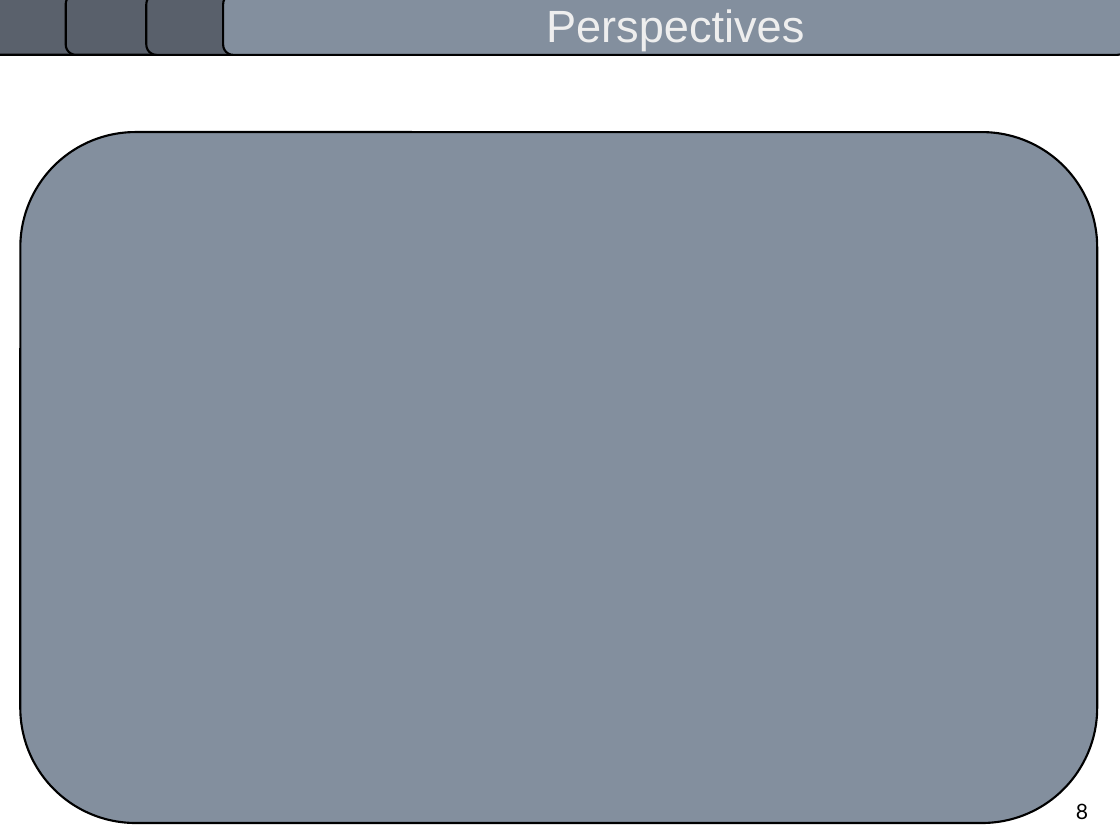
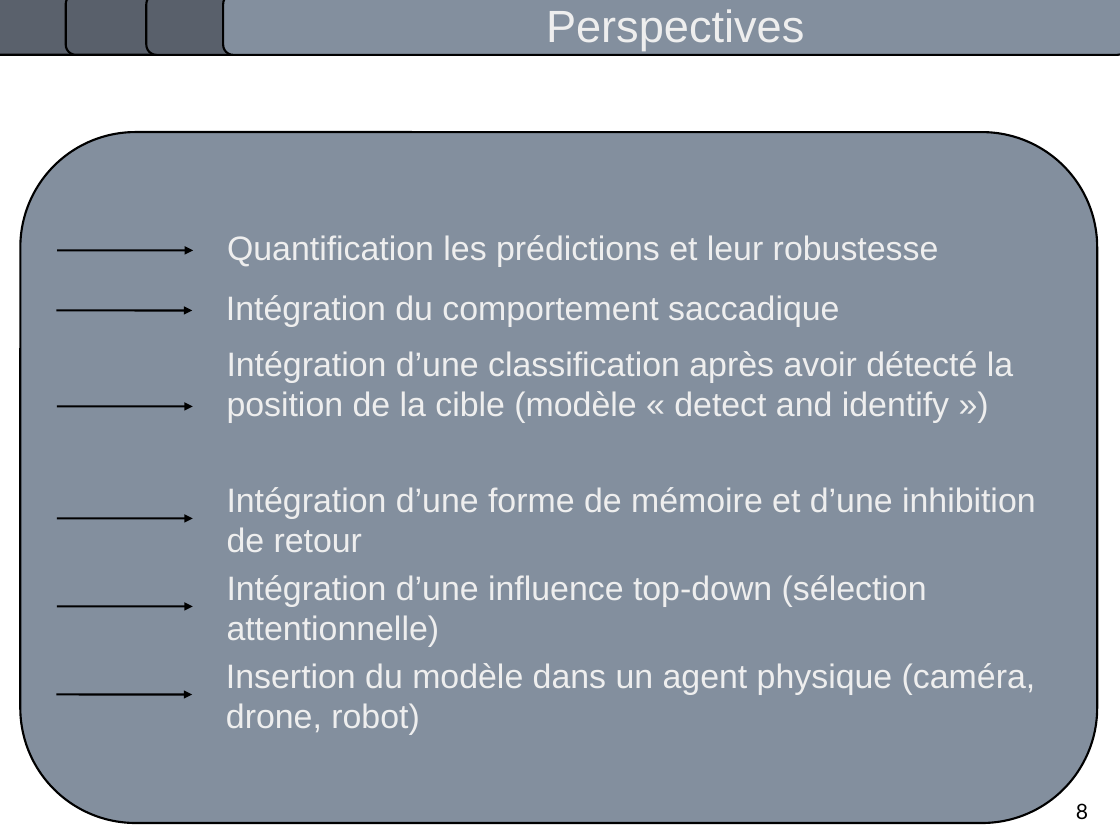
Before and after one commit to pierrealbiges/ActiveVision, a slide deck: slide 12 of LabBooks/Pres_orale.odp. Drawn at 1120x840 pixels with LibreOffice and Linux fonts; fonts in the diff are those of the drawing. Boxes give left, top, right and bottom in pixels: in the first picture for what was removed or moved away, otherwise in the second. Text is boxed around its words. In the diff, an @@ line names an element or a change of style, - is before the commit and + after.

```diff
--- a/LabBooks/Pres_orale.odp
+++ b/LabBooks/Pres_orale.odp
@@ text added at box(227, 235, 939, 267), 24 pt, text #EEEEEE @@
+Quantification les prédictions et leur robustesse
@@ arrow added from (57, 250) to (193, 250), #000000 1.5 pt @@
@@ text added at box(226, 295, 839, 327), 24 pt, text #EEEEEE @@
+Intégration du comportement saccadique
@@ arrow added from (56, 311) to (192, 311), #000000 1.5 pt @@
@@ text added at box(227, 351, 1013, 423), 24 pt, text #EEEEEE @@
+Intégration d’une classification après avoir détecté la position de la cible (modèle « detect and identify »)
@@ arrow added from (57, 407) to (193, 407), #000000 1.5 pt @@
@@ text added at box(227, 487, 1036, 552), 24 pt, text #EEEEEE @@
+Intégration d’une forme de mémoire et d’une inhibition de retour
@@ arrow added from (57, 518) to (193, 518), #000000 1.5 pt @@
@@ text added at box(227, 575, 927, 647), 24 pt, text #EEEEEE @@
+Intégration d’une influence top-down (sélection attentionnelle)
@@ arrow added from (57, 607) to (193, 607), #000000 1.5 pt @@
@@ text added at box(226, 663, 1036, 735), 24 pt, text #EEEEEE @@
+Insertion du modèle dans un agent physique (caméra, drone, robot)
@@ arrow added from (56, 694) to (192, 694), #000000 1.5 pt @@
```
Also in this commit, not shown: 9 other slides changed, 1 slide added, 1 other file.
